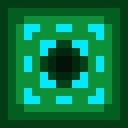
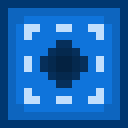
Comparing the layer stacks of the two w=128, h=128 images. Changes:
showed "Front Programmable", painted on it over box(24, 24, 104, 104)
hid "Front NBT", painted on it over box(24, 24, 104, 104)
painted on "Base" over box(0, 0, 128, 128)
